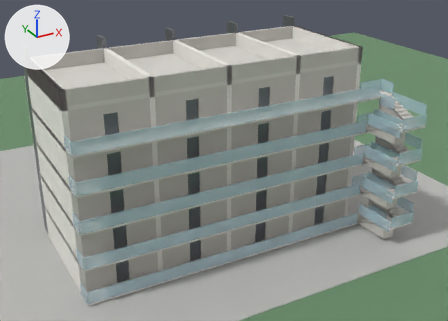
Before and after pictures for a commit that changed the Blender file privacy_apartments.blend.
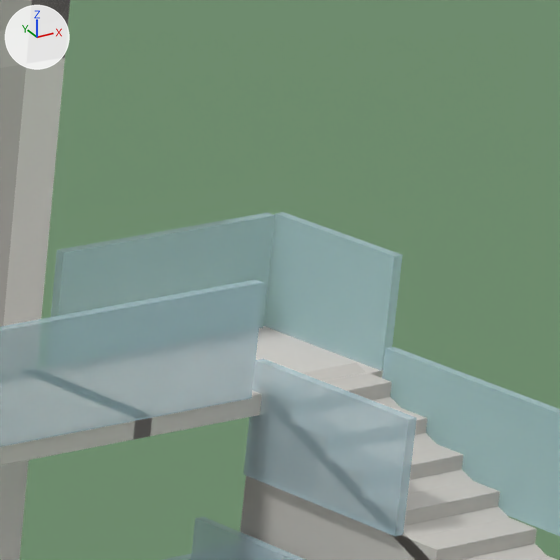
Each version is shown whole from a 50 mm camera at (-24.5, -49.2, 31.2) aimed at (1.1, -2.6, 7.9), then close up on the part from 79% to 91% of the width and 18% to 35% of the height. Arrows for +X, +Y and +Z are at upper left; the lights stay in place. The first two pictures are the older version.

Names of what the first close-up shows: 'FloorHandrailRear_F04', 'Ground', 'PartyPrivacyWall_04', 'RearWallRight_F04_U03', 'StairBack_F03_03', 'StairBack_F03_04', 'StairFloorLanding_04', 'StairHandrailBackInner_F03', 'StairHandrailBackOuter_F03', 'StairHandrailEnd_F04', 'StairHandrailFloor_F04', 'StairRampCollision_Back_F03' and 10 more.
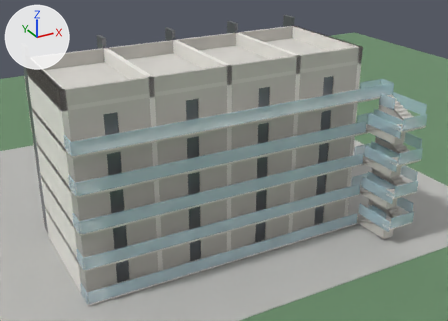
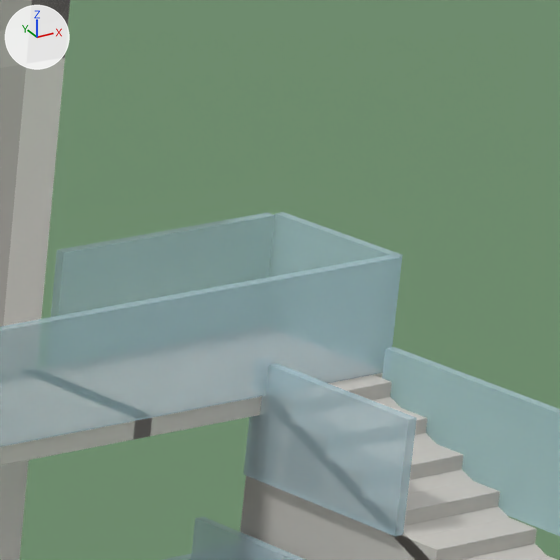
Boxes [x1, y1, x2, y2] around the edits, measured in the close-ups (560 x 560 px):
'FloorHandrailRear_F04', moved, rescaled: before [0, 280, 264, 447]; after [0, 254, 402, 447]

Edits to the bpy script that builds the scene:
```text
Change ob_floorhandrailrear_f04:
    ob_floorhandrailrear_f04.location: (0.585, -7.1, 13.75) -> (1.4, -7.1, 13.75)
    ob_floorhandrailrear_f04.scale: (29.3, 0.1, 1.1) -> (31.1, 0.1, 1.1)
```
